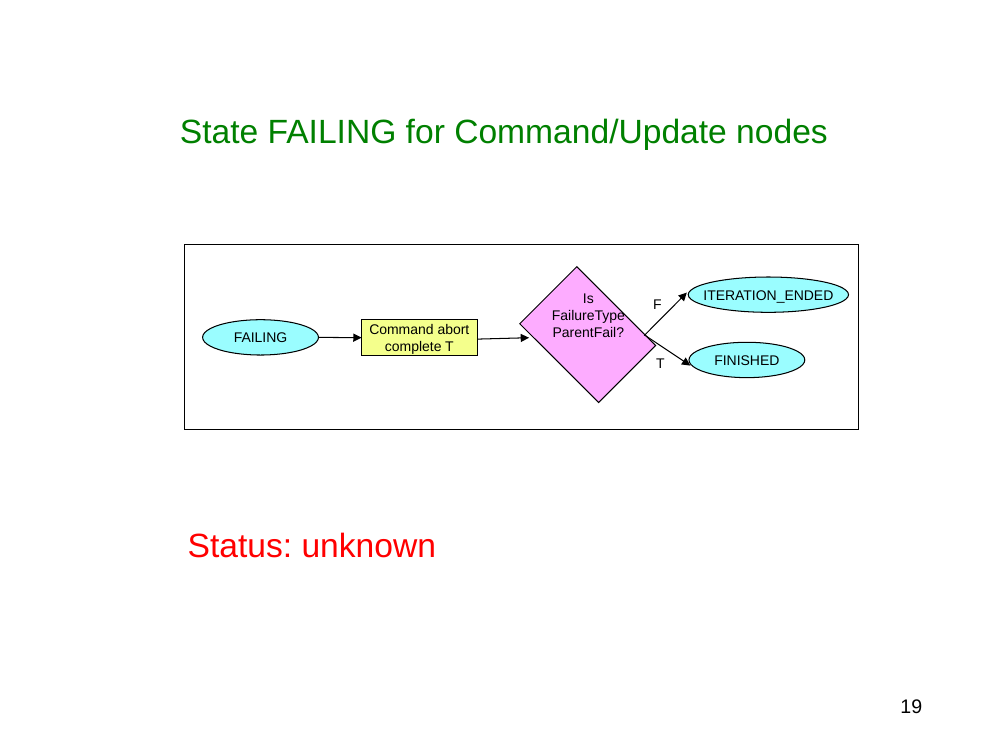
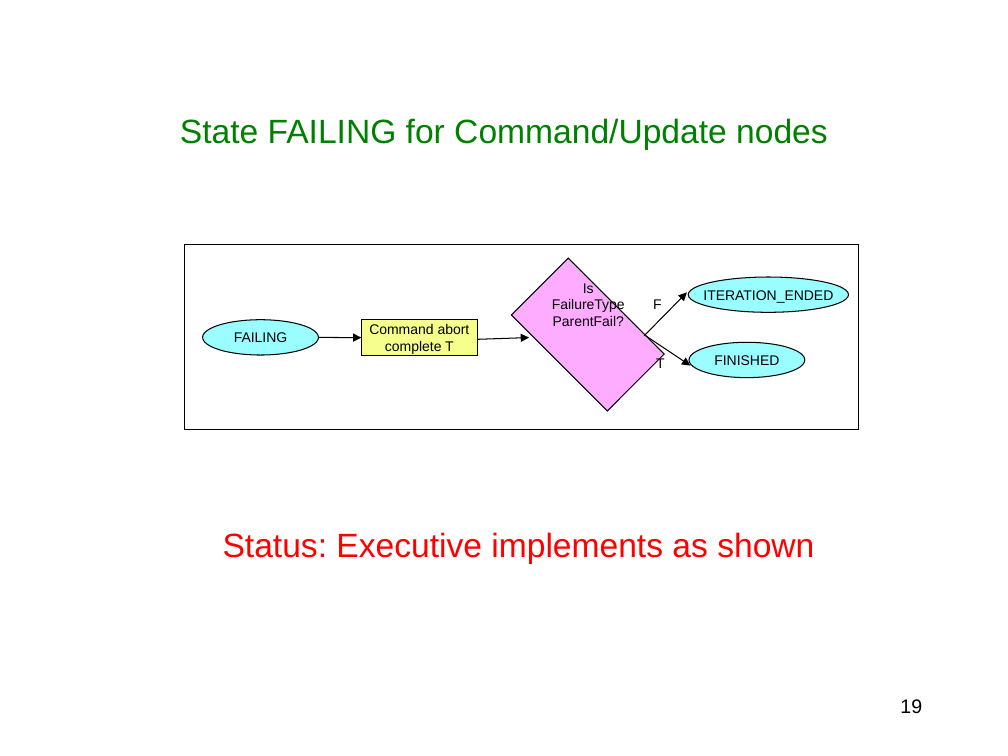
Before and after one commit to plexil-group/plexil, a slide deck: slide 19 of doc/NodeStateTransitions.ppt. Drawn at 1008x756 pixels with LibreOffice and Linux fonts; fonts in the diff are those of the drawing. Boxes give left, top, right and bottom in pixels: in the first picture for what was removed or moved away, otherwise in the second. Text is boxed around its words. In the diff, an @@ line names an element or a change of style, - is before the commit and + after.

Commit message:
Updated with current implementation status

```diff
--- a/doc/NodeStateTransitions.ppt
+++ b/doc/NodeStateTransitions.ppt
@@ rectangle: place and size @@
-rectangle at bbox=[520, 267, 656, 403]
+rectangle at bbox=[512, 258, 665, 411]
@@ text "Is": place and size @@
-text "Is" at bbox=[552, 293, 625, 337]
+text "Is" at bbox=[552, 281, 625, 326]
@@ text at bbox=[223, 532, 814, 564]: text changed @@
-Status: unknown
+Status: Executive implements as shown
```
Also in this commit, not shown: 19 other slides changed.
